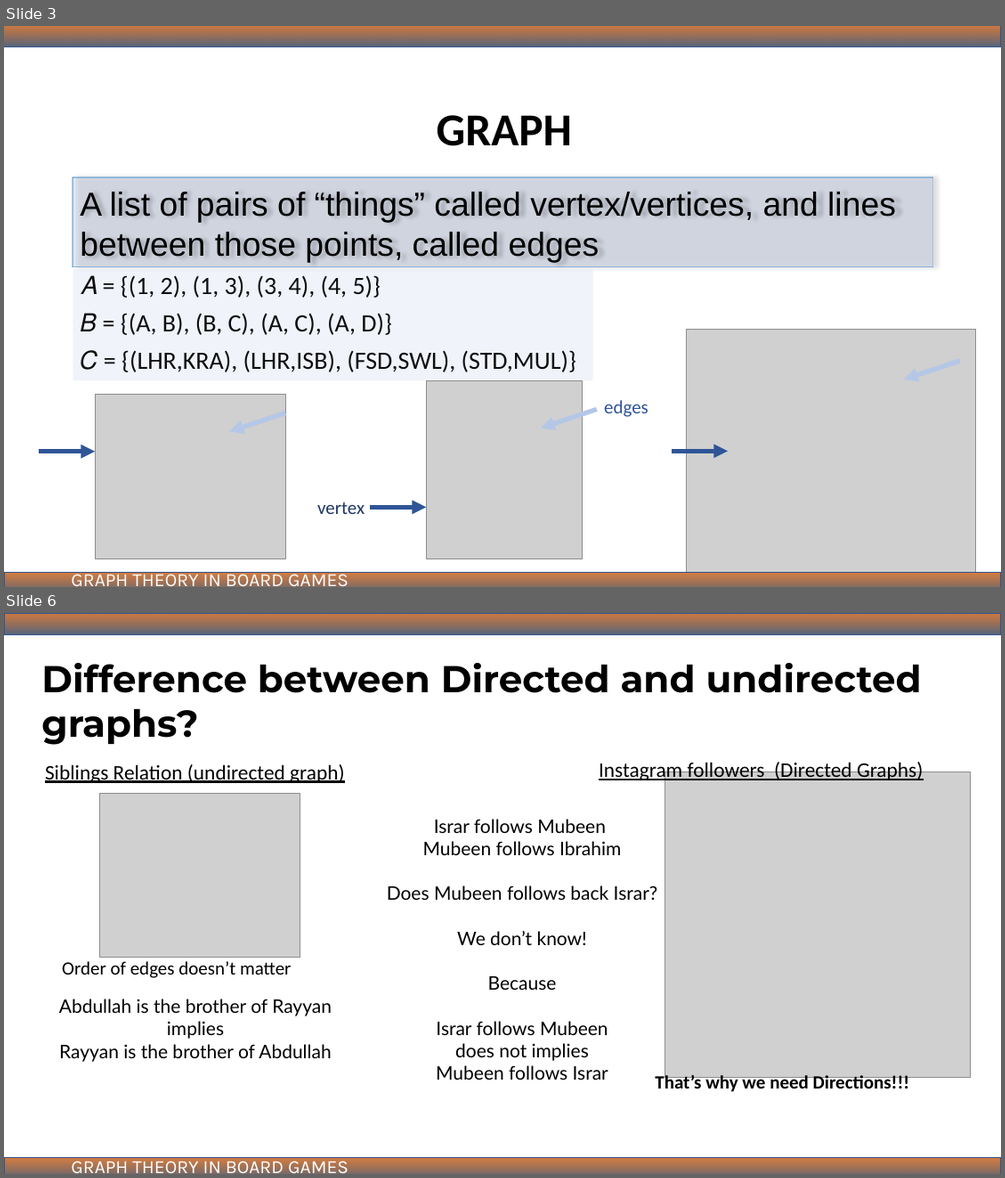
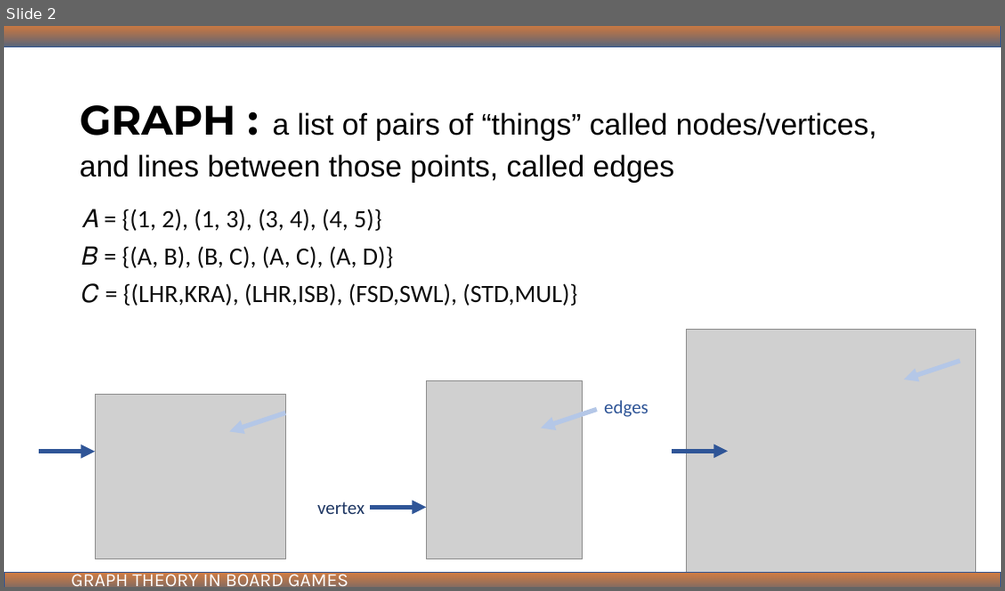
Before and after one commit to ibmbt/group5_graphtheory, a slide deck: group5_graphtheory.pptx. Shown one above the other, each under a label of ours: slides 3 and 6 before the commit, slide 2 after it; the slides between them are not shown. The pictures are 1005x1178 and 1005x591 pixels, drawn with LibreOffice and Linux fonts; fonts in the diff are those of the drawing; grey boxes stand for pictures. Boxes give left, top, right and bottom in pixels: in the first picture for what was removed or moved away, otherwise in the second. Text is boxed around its words. In the diff, an @@ line names an element or a change of style, - is before the commit and + after.

```diff
--- a/group5_graphtheory.pptx
+++ b/group5_graphtheory.pptx
@@ slide 6 removed at (4, 613, 1001, 1174), background #FFFFFF @@
@@ rectangle removed at (4, 613, 1001, 634) @@
@@ text removed at (41, 663, 922, 745) @@
-Difference between Directed and undirected graphs?
@@ text removed at (45, 764, 344, 783) @@
-Siblings Relation (undirected graph)
@@ text removed at (599, 760, 922, 783) @@
-Instagram followers (Directed Graphs)
@@ picture removed at (665, 772, 971, 1078) @@
@@ picture removed at (100, 793, 299, 957) @@
@@ text removed at (387, 819, 658, 1079) @@
-Israr follows Mubeen
-Mubeen follows Ibrahim
-Does Mubeen follows back Israr?
-We don’t know!
-Because
-Israr follows Mubeen
-does not implies
-Mubeen follows Israr
@@ text removed at (62, 961, 291, 978) @@
-Order of edges doesn’t matter
@@ text removed at (59, 998, 332, 1062) @@
-Abdullah is the brother of Rayyan
-implies
-Rayyan is the brother of Abdullah
@@ text removed at (655, 1073, 910, 1094) @@
-That’s why we need Directions!!!
@@ rectangle removed at (4, 1158, 1001, 1174) @@
@@ text removed at (71, 1156, 348, 1174) @@
-GRAPH THEORY IN BOARD GAMES
@@ what was slide 3 is now slide 2 @@
@@ slide 2 changed as well @@
@@ title "GRAPH : a list of ...": place and size @@
-title "GRAPH : a list of ..." at (73, 178, 933, 267)
+title "GRAPH : a list of ..." at (80, 105, 877, 182)
@@ title "GRAPH : a list of ..." at (80, 105, 877, 182): fill #B4C7E7 at 31% opacity to none; outline #5B9BD5 1 pt to none; shadow off @@
@@ title at (80, 105, 877, 182): text changed; size 32 to 28.8 pt @@
-A list of pairs of “things” called vertex/vertices, and lines between those points, called edges
+GRAPH : a list of pairs of “things” called nodes/vertices, and lines between those points, called edges
@@ text removed at (437, 115, 572, 146) @@
-GRAPH
@@ text "𝐴 = {(1, 2), (1, ...": place and size @@
-text "𝐴 = {(1, 2), (1, ..." at (73, 269, 593, 380)
+text "𝐴 = {(1, 2), (1, ..." at (81, 208, 577, 305)
@@ text "𝐴 = {(1, 2), (1, ..." at (81, 208, 577, 305): fill #B4C7E7 at 20% opacity to none @@
```
Also in this commit, not shown: 14 other slides changed, 7 slides added, 16 other slides removed, 3 other files.
